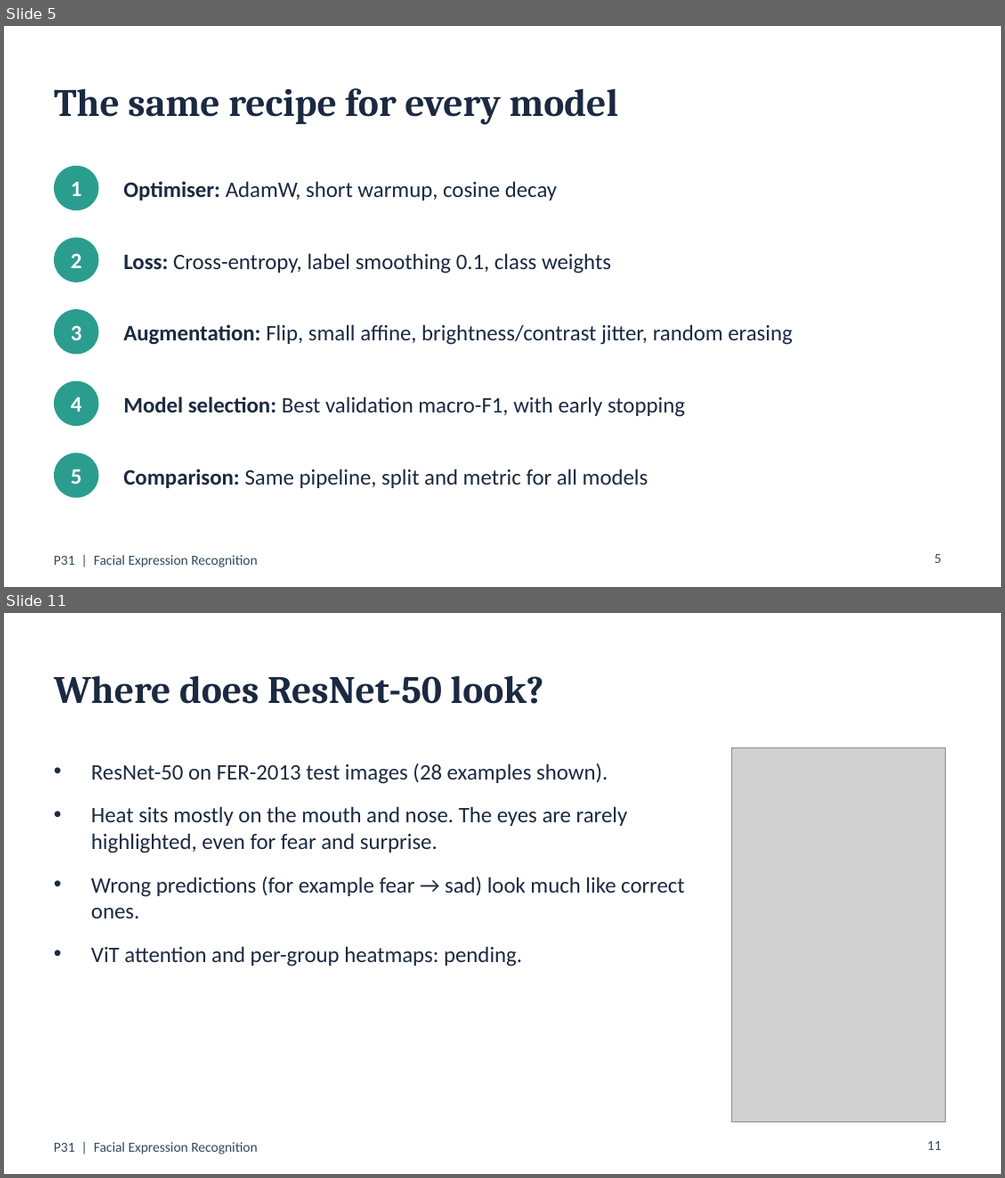
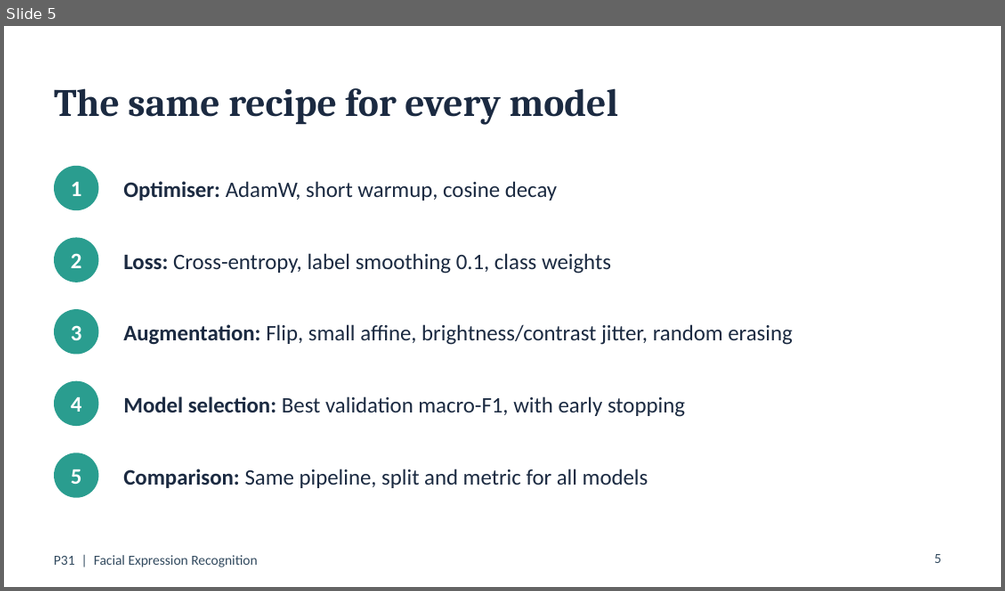
Before and after one commit to Neeraj-NP/P31-facial-expression-recognition, a slide deck: report/slides.pptx. Shown one above the other, each under a label of ours: slides 5 and 11 before the commit, slide 5 after it; the slides between them are not shown. The pictures are 1005x1178 and 1005x591 pixels, drawn with LibreOffice and Linux fonts; fonts in the diff are those of the drawing; grey boxes stand for pictures. Boxes give left, top, right and bottom in pixels: in the first picture for what was removed or moved away, otherwise in the second. Text is boxed around its words. In the diff, an @@ line names an element or a change of style, - is before the commit and + after.

```diff
--- a/report/slides.pptx
+++ b/report/slides.pptx
@@ slide 11 removed at bbox=[4, 613, 1001, 1174], background #FFFFFF; not listed: 1 template element that a slide beside it also shows @@
@@ title removed at bbox=[54, 675, 544, 704] @@
-Where does ResNet-50 look?
@@ text removed at bbox=[91, 763, 684, 966] @@
-• ResNet-50 on FER-2013 test images (28 examples shown).
-• Heat sits mostly on the mouth and nose. The eyes are rarely highlighted, even for fear and surprise.
-• Wrong predictions (for example fear → sad) look much like correct ones.
-• ViT attention and per-group heatmaps: pending.
@@ picture removed at bbox=[732, 747, 945, 1121] @@
@@ page number removed at bbox=[927, 1141, 941, 1150] @@
-11
```
Also in this commit, not shown: 5 slides changed, 1 slide added, 9 other files.
